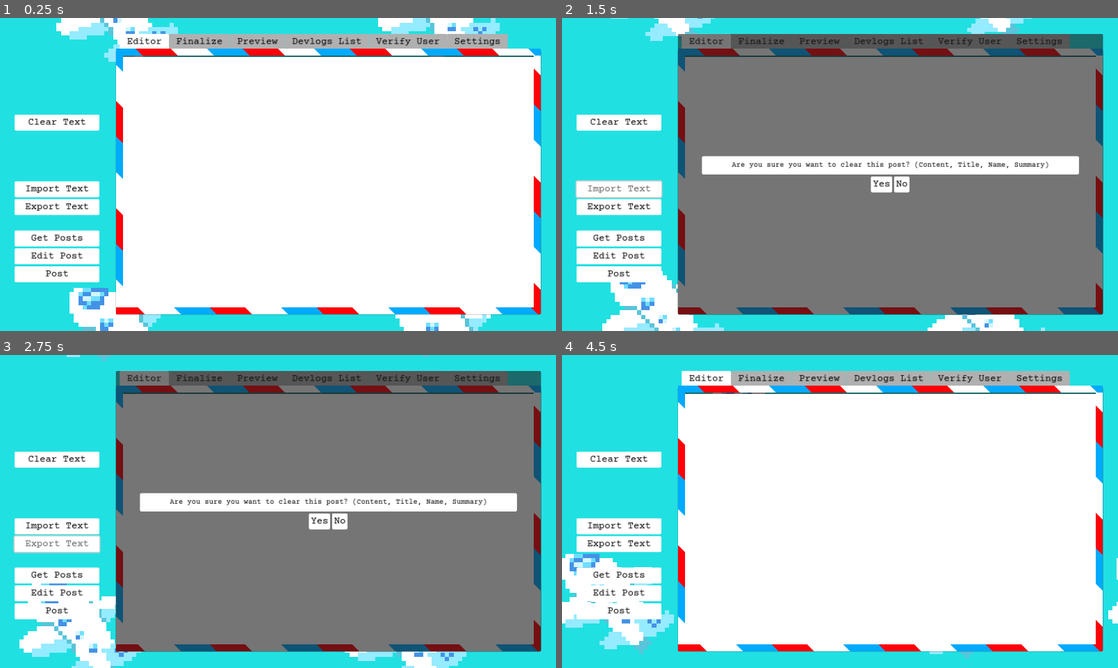
Above: before the commit, frames 1-4 (two rows, left to right).
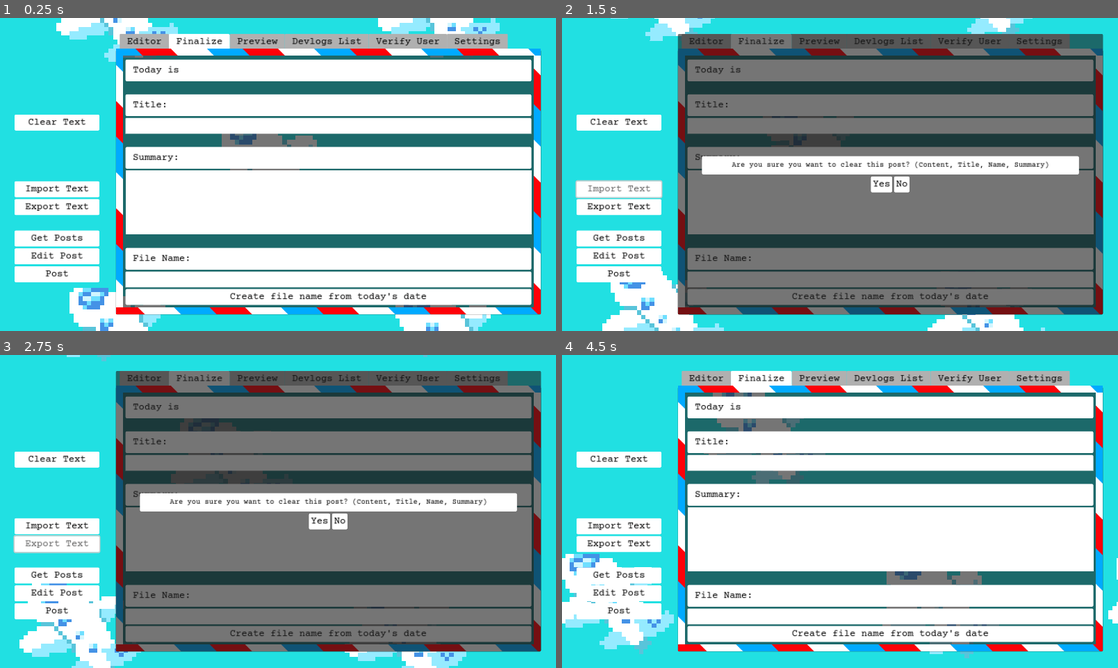
Above: after the commit, the same moments.

Repository: jennyton88/devlogs-maker
Game: Godot game, scene res://scenes/devlogs.tscn
Same seed, same stepped clock (60 frames per second), same inputs: the game is played once before the commit and once after it.
Inputs:
- Up to frame 1 (0.25 s): no input
- Up to frame 2 (1.5 s): click "Clear Text" at 0.5 s; click "Import Text" at 1.25 s
- Up to frame 3 (2.75 s): click "Export Text" at 2 s
- Up to frame 4 (4.5 s): click "Get Posts" at 2.75 s; click "Ok" at 3.5 s; click "Ok" at 4.25 s

The runs differ from the first frame. In frame 1, 15% of the frame differs, in the area x 21-96%, y 5-93%; in frame 2, 14%; in frame 3, 14%; in frame 4, 15%.
Error after the commit: Invalid access to property or key 'pressed' on a base object of type 'null instance'. (res://scripts/devlogs.gd:88)

Commit message:
remove format post button,  margin change for finalize

Diff:
--- a/scenes/devlogs.tscn
+++ b/scenes/devlogs.tscn
@@ -70,10 +70,11 @@
 
 [node name="Workspace" type="TabContainer" parent="HBoxContainer/VB2/MC1"]
 layout_mode = 2
-current_tab = 0
+current_tab = 1
 drag_to_rearrange_enabled = true
 
 [node name="Editor" type="MarginContainer" parent="HBoxContainer/VB2/MC1/Workspace"]
+visible = false
 layout_mode = 2
 theme_override_constants/margin_left = 14
 theme_override_constants/margin_top = 14
@@ -90,16 +91,16 @@
 caret_mid_grapheme = true
 
 [node name="Finalize" type="MarginContainer" parent="HBoxContainer/VB2/MC1/Workspace"]
-visible = false
-layout_mode = 2
-theme_override_constants/margin_left = 14
-theme_override_constants/margin_top = 14
-theme_override_constants/margin_right = 14
-theme_override_constants/margin_bottom = 14
+layout_mode = 2
+theme_override_constants/margin_left = 20
+theme_override_constants/margin_top = 20
+theme_override_constants/margin_right = 20
+theme_override_constants/margin_bottom = 20
 metadata/_tab_index = 1
 
 [node name="VBoxContainer" type="VBoxContainer" parent="HBoxContainer/VB2/MC1/Workspace/Finalize"]
 layout_mode = 2
+alignment = 1
 
 [node name="Date" type="Label" parent="HBoxContainer/VB2/MC1/Workspace/Finalize/VBoxContainer"]
 layout_mode = 2
@@ -156,20 +157,6 @@
 [node name="AddFileName" type="Button" parent="HBoxContainer/VB2/MC1/Workspace/Finalize/VBoxContainer"]
 layout_mode = 2
 text = "Create file name from today's date"
-
-[node name="MarginContainer6" type="MarginContainer" parent="HBoxContainer/VB2/MC1/Workspace/Finalize/VBoxContainer"]
-layout_mode = 2
-size_flags_vertical = 3
-size_flags_stretch_ratio = 0.15
-
-[node name="UpdatePreview" type="Button" parent="HBoxContainer/VB2/MC1/Workspace/Finalize/VBoxContainer"]
-layout_mode = 2
-text = ">> Format Post <<"
-
-[node name="MarginContainer8" type="MarginContainer" parent="HBoxContainer/VB2/MC1/Workspace/Finalize/VBoxContainer"]
-layout_mode = 2
-size_flags_vertical = 3
-size_flags_stretch_ratio = 0.15
 
 [node name="Preview" type="MarginContainer" parent="HBoxContainer/VB2/MC1/Workspace"]
 visible = false
